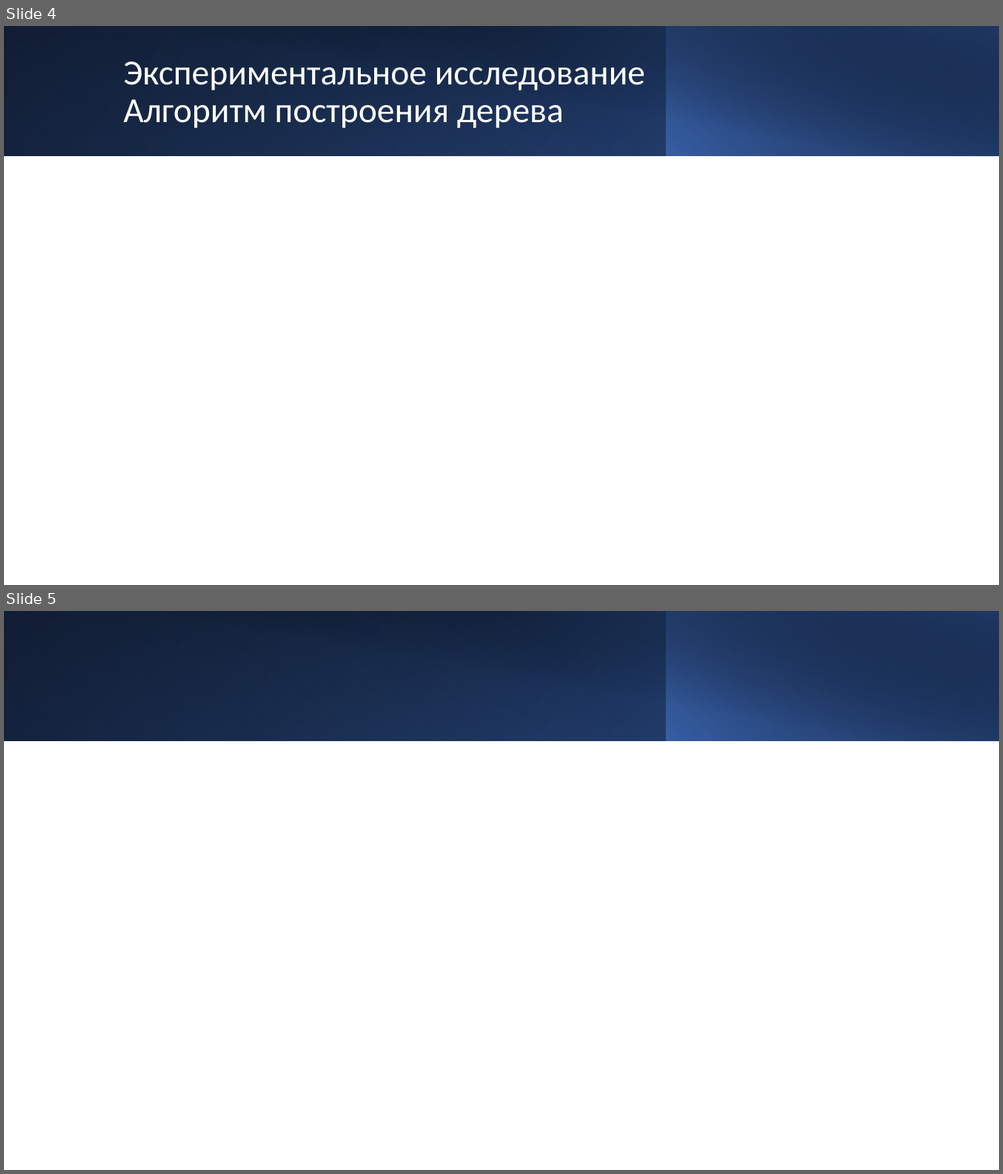
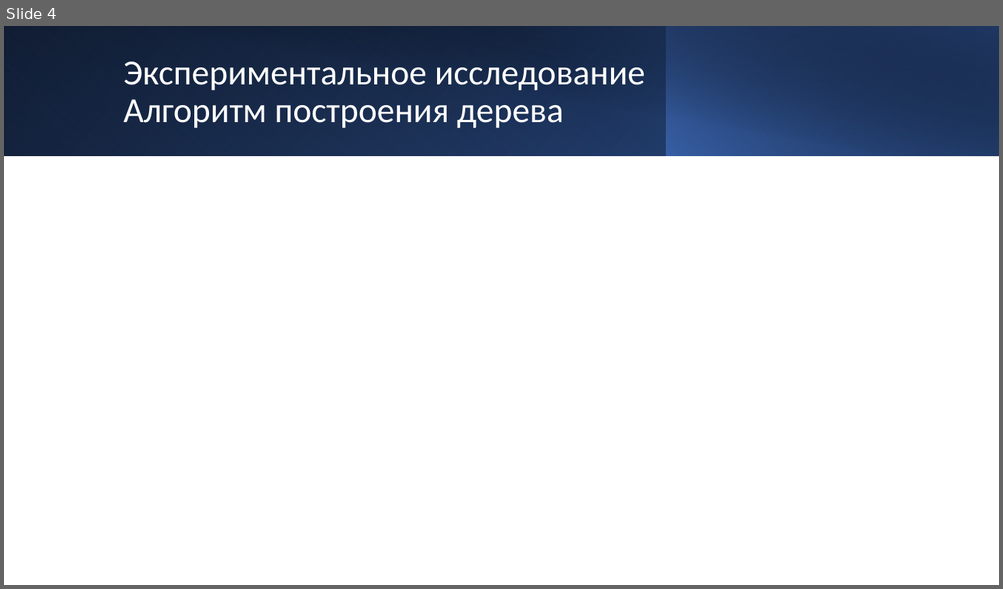
Before and after one commit to Arbuz-Nick/SpecSem, a slide deck: Диплом/Презентация1.pptx. Shown one above the other, each under a label of ours: slides 4 and 5 before the commit, slide 4 after it. The pictures are 1003x1174 and 1003x589 pixels, drawn with LibreOffice and Linux fonts; fonts in the diff are those of the drawing. Boxes give left, top, right and bottom in pixels: in the first picture for what was removed or moved away, otherwise in the second. Text is boxed around its words. In the diff, an @@ line names an element or a change of style, - is before the commit and + after.

```diff
--- a/Диплом/Презентация1.pptx
+++ b/Диплом/Презентация1.pptx
@@ slide 5 removed at box(4, 611, 999, 1170), background #FFFFFF @@
@@ rectangle removed at box(4, 611, 999, 741) @@
@@ rectangle removed at box(4, 611, 666, 741) @@
@@ rectangle removed at box(41, 611, 999, 741) @@
@@ rectangle removed at box(666, 611, 999, 741) @@
```
Also in this commit, not shown: 42 other files.
